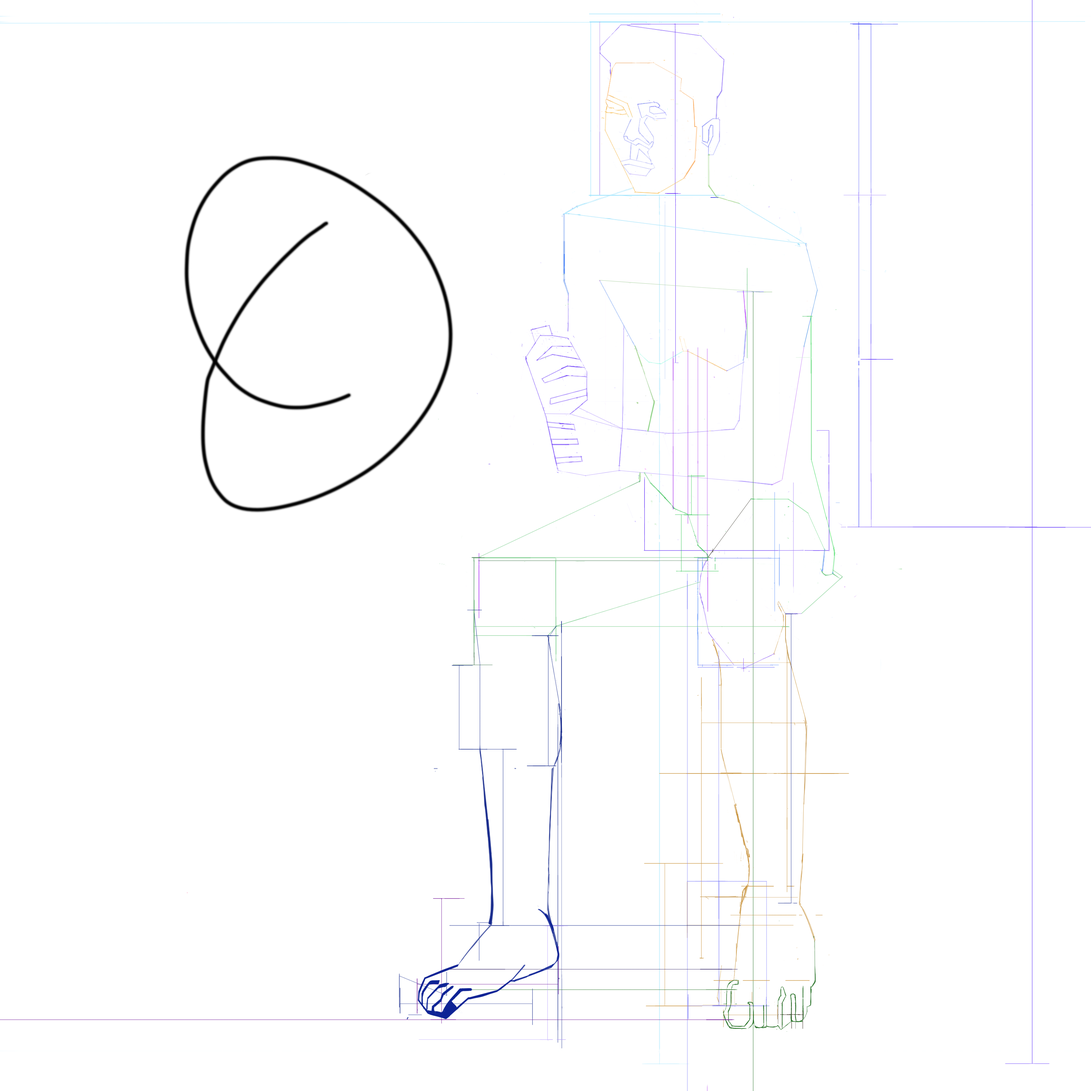
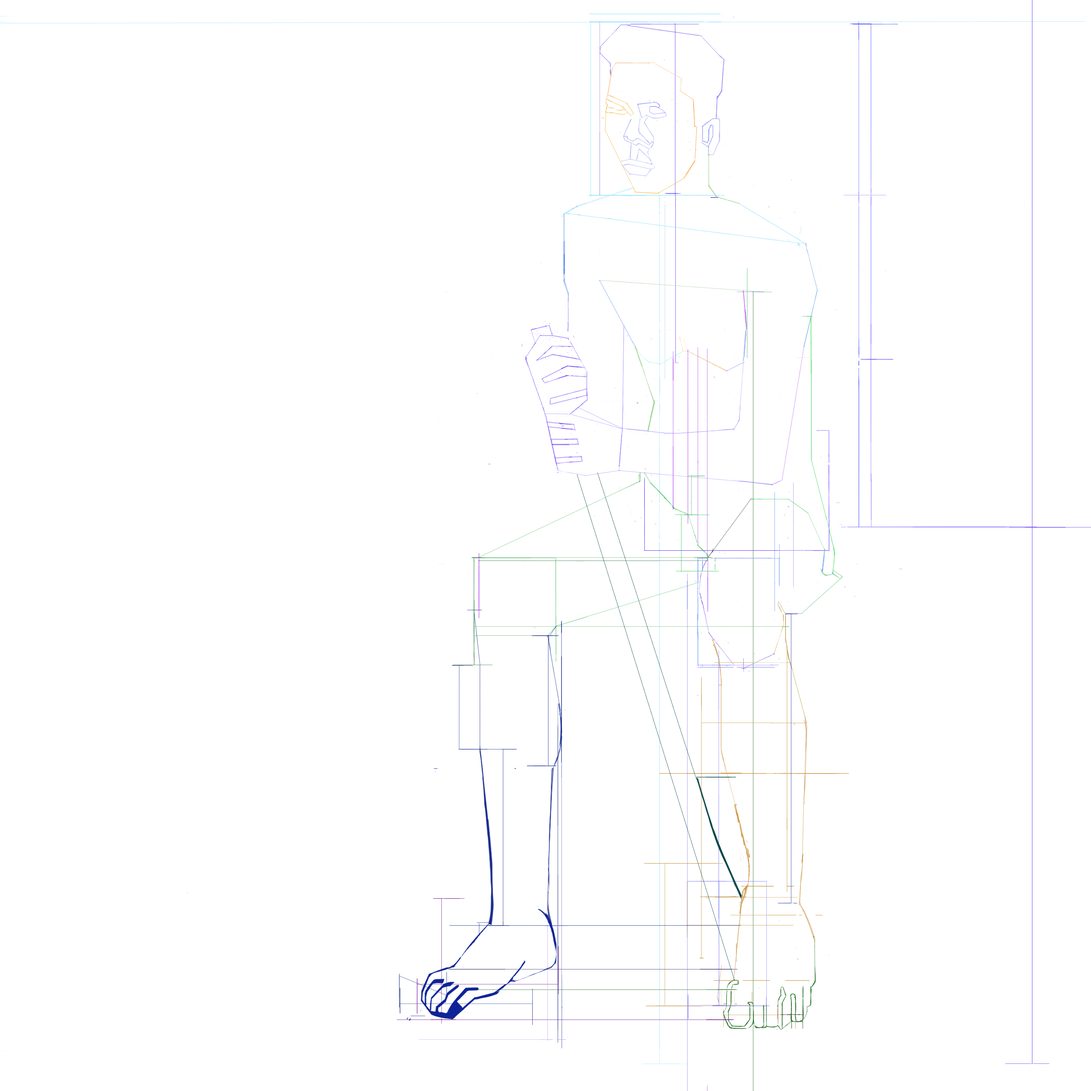
The second w=1091, h=1091 image is a revision of the first. Changes to its layers:
added layer "Layer 618" in group "Layer 223 - Smart Object Group" over [597, 472, 743, 902]
added layer "Layer 614" in group "Layer 223 - Smart Object Group" over [408, 965, 505, 1022]
painted on "Layer 613" over [183, 154, 578, 1021]
painted on "Layer 606" over [0, 1019, 398, 1021]
added layer "Layer 616" in group "Layer 223 - Smart Object Group" over [576, 474, 743, 982]
added layer "Layer 619" in group "Layer 223 - Smart Object Group" over [621, 102, 635, 117]
painted on "Layer 438" over [622, 102, 668, 122]
